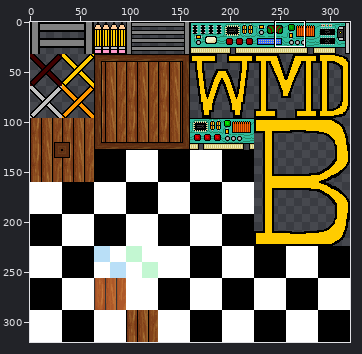
File history of a sprite sheet, tiles_map/img/set_comm.png. The picture above shows the old version from afar; the outline marks the close-up.
Close-up. The starting point:
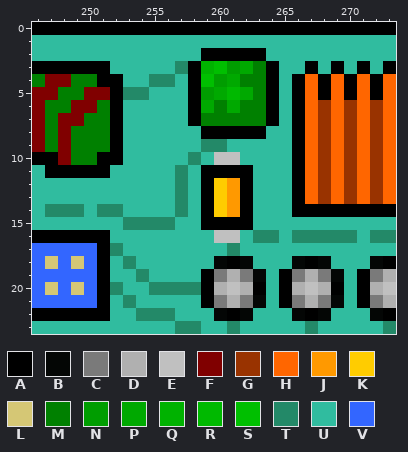
The file is 320x320 pixels. Pixels under 10% opacity are left out. Colours within 5 levels of each other are drawn and written as one. Shown: x 246..273, y 0..23. The commit also changed other parts of the picture, which this record leaves out.
Palette (. is transparent): A #000000  B #040605  C #7a7a7a  D #b0b0b0  E #c0c0c0  F #800000  G #993300  H #ff6600  J #ff9900  K #ffcc00  L #d5c775  M #008000  N #009d00  P #00a900  Q #00b200  R #00b900  S #00bf00  T #238968  U #30bc9f  V #3366ff
Now the later version:
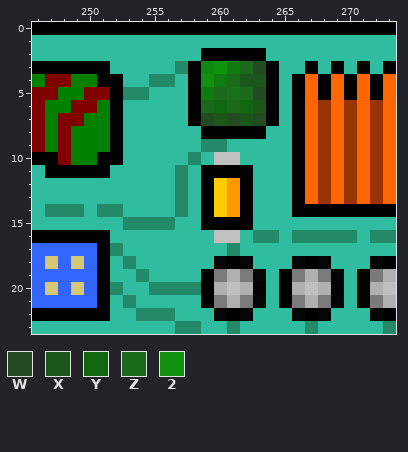
Colours new in this view: W #224b22  X #1b561b  Y #106710  Z #1b6a1b  2 #109210
The edit:
{"colour":"N","old":"#009d00","new":"#107b10"}
{"colour":"Q","old":"#00b200","new":"#108910"}
{"colour":"R","old":"#00b900","new":"#1b701b"}
{"y":3,"x":260,"old":"S","new":"2"}
{"y":3,"x":262,"old":"PM","new":"ZW"}
{"y":4,"x":259,"old":"S","new":"2"}
{"y":4,"x":261,"old":"PMM","new":"ZXX"}
{"y":5,"x":260,"old":"P","new":"Z"}
{"y":5,"x":262,"old":"PM","new":"ZW"}
{"y":6,"x":259,"old":"PMPMM","new":"ZYZYX"}
{"y":7,"x":259,"old":"MMMMM","new":"WXWXW"}
{"label":"changed","picture_box":[201,61,266,126]}
